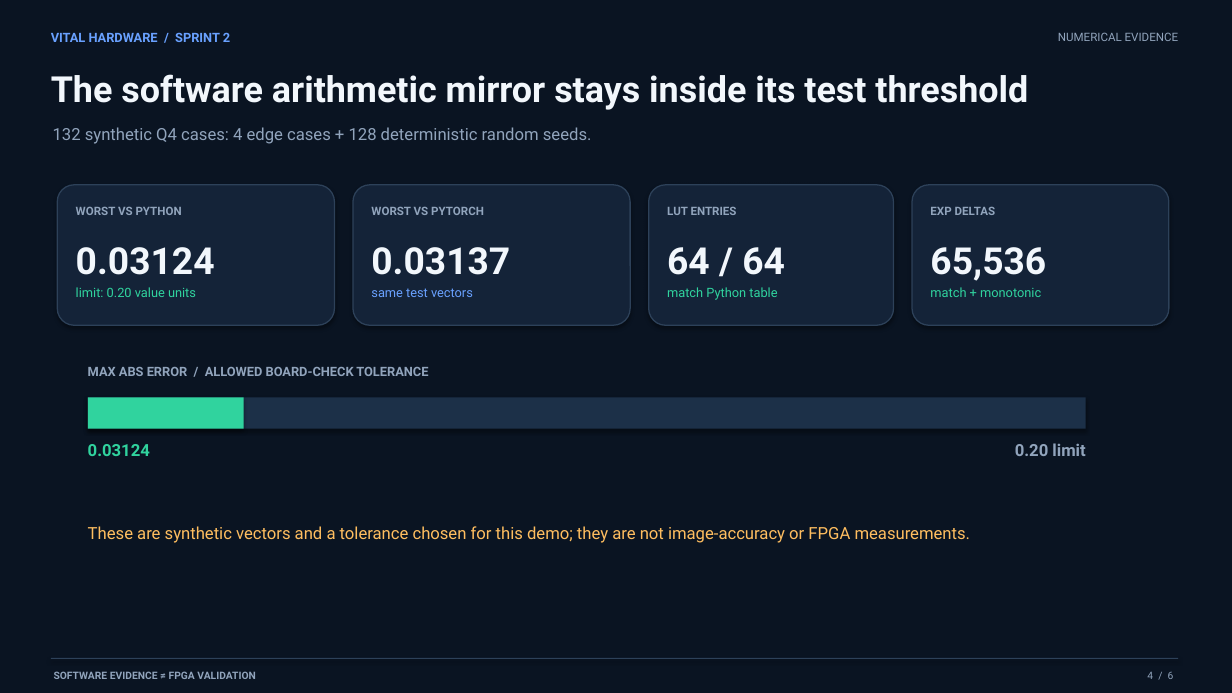
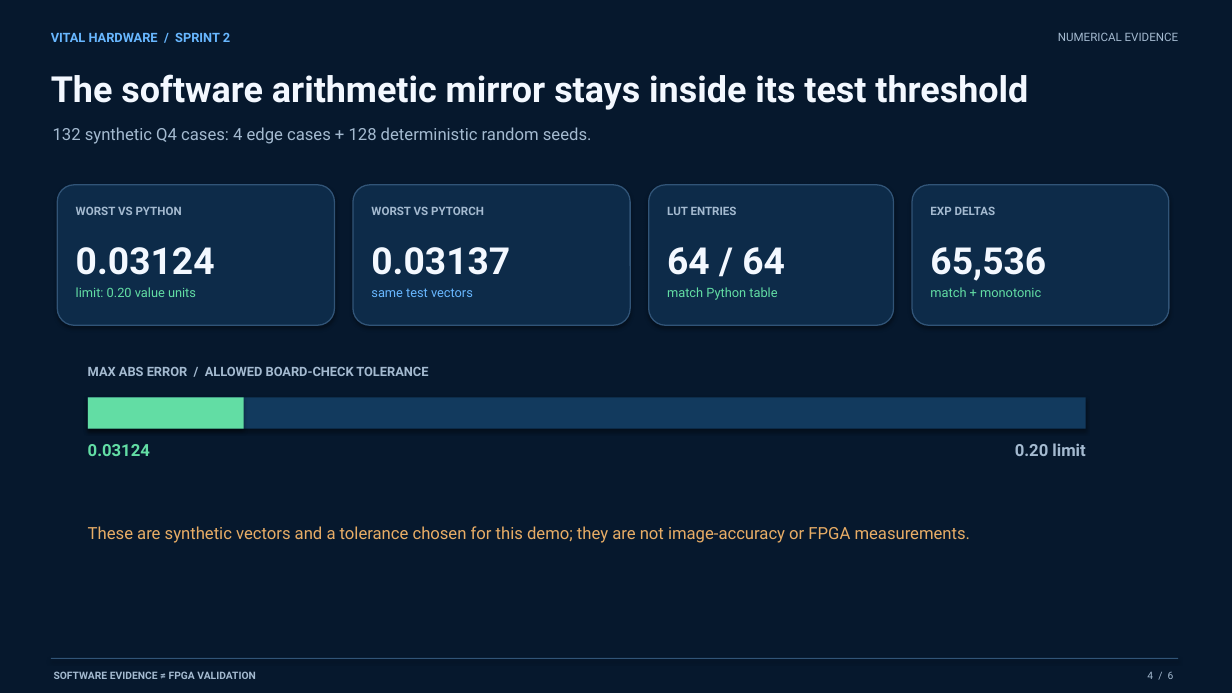
Before and after one commit to DomMurphy-git/ViTAl-Hardware, a slide deck: slide 4 of docs/presentations/Sprint2_Progress.pptx. Drawn at 1232x693 pixels with LibreOffice and Linux fonts; fonts in the diff are those of the drawing. Boxes give left, top, right and bottom in pixels: in the first picture for what was removed or moved away, otherwise in the second. Text is boxed around its words. In the diff, an @@ line names an element or a change of style, - is before the commit and + after.

```diff
--- a/docs/presentations/Sprint2_Progress.pptx
+++ b/docs/presentations/Sprint2_Progress.pptx
@@ background #0A1422 to #06182D @@
@@ text "VITAL HARDWARE / SPRINT 2" at (x1=51, y1=32, x2=230, y2=42): text colour #69A1FF to #68B7FF @@
@@ fill #142338 to #0D2B49; outline #2D4159 1 pt to #315477 1 pt in 4 elements at (x1=57, y1=185, x2=335, y2=325), (x1=353, y1=185, x2=630, y2=325), (x1=649, y1=185, x2=894, y2=325), (x1=912, y1=185, x2=1169, y2=325) @@
@@ text colour #F2F7FC to #F3F8FF in 4 elements at (x1=76, y1=247, x2=215, y2=275), (x1=371, y1=247, x2=510, y2=275), (x1=667, y1=247, x2=785, y2=275), (x1=930, y1=247, x2=1046, y2=281) @@
@@ text "same test vectors" at (x1=371, y1=288, x2=473, y2=297): text colour #69A1FF to #68B7FF @@
@@ rectangle at (x1=88, y1=397, x2=244, y2=429): fill #30D39E to #62DDA4 @@
@@ rectangle at (x1=88, y1=397, x2=1086, y2=429): fill #1C3048 to #123A5E @@
@@ text colour #30D39E to #62DDA4 in 4 elements at (x1=76, y1=287, x2=196, y2=297), (x1=667, y1=287, x2=777, y2=300), (x1=930, y1=287, x2=1041, y2=297), (x1=88, y1=444, x2=150, y2=456) @@
@@ text colour #91A4BC to #A4BAD0 in 10 elements at (x1=1058, y1=32, x2=1179, y2=41), (x1=53, y1=127, x2=592, y2=144), (x1=54, y1=671, x2=256, y2=679), (x1=1147, y1=672, x2=1174, y2=679), (x1=76, y1=206, x2=182, y2=215), (x1=371, y1=206, x2=484, y2=215), (x1=667, y1=207, x2=737, y2=215), (x1=930, y1=206, x2=996, y2=215), (x1=88, y1=367, x2=428, y2=376), (x1=1015, y1=443, x2=1085, y2=456) @@
@@ text "These are synthetic vectors and ..." at (x1=88, y1=526, x2=971, y2=543): text colour #FFBE60 to #E8AD66 @@
@@ rectangle at (x1=51, y1=658, x2=1178, y2=659): fill #2D4159 to #315477 @@
```
Also in this commit, not shown: 5 other slides changed, 4 other files.
